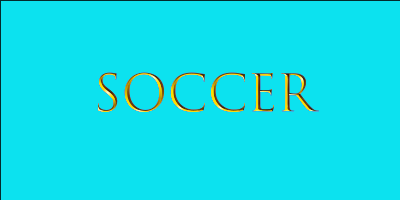
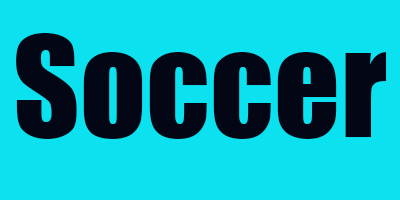
Layer changes from the first 400 × 200 image to the second:
added layer "Soccer" (1st of 2) above "Layer 1" over (16, 33, 387, 139)
added layer "Layer 1" above "Soccer" over (0, 0, 400, 200)
hid "Soccer" (2nd of 2) over (0, 0, 400, 200)
